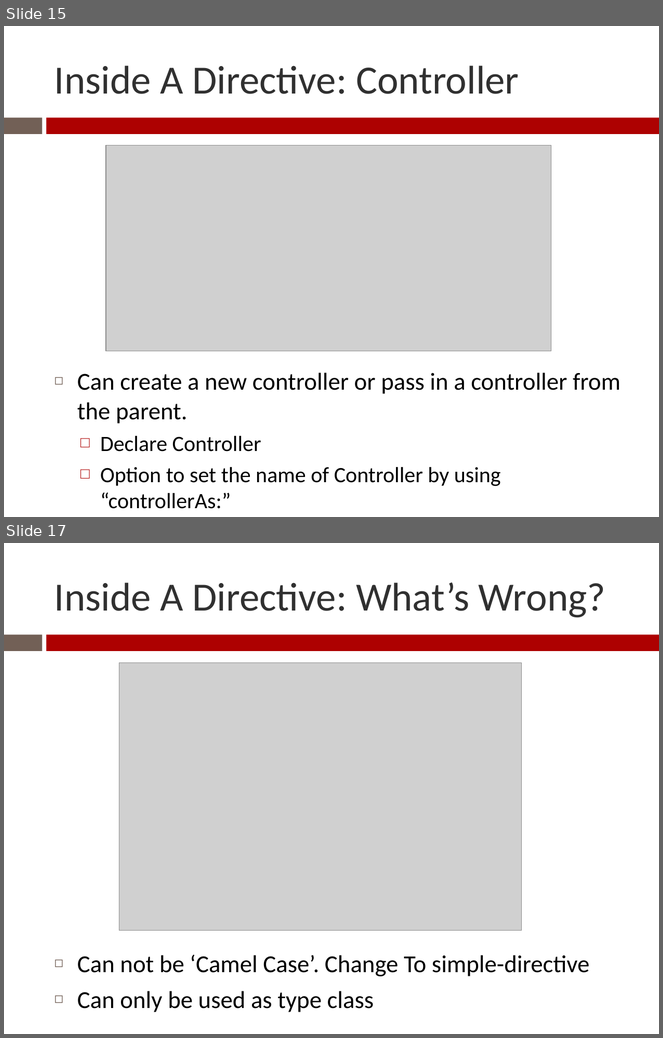
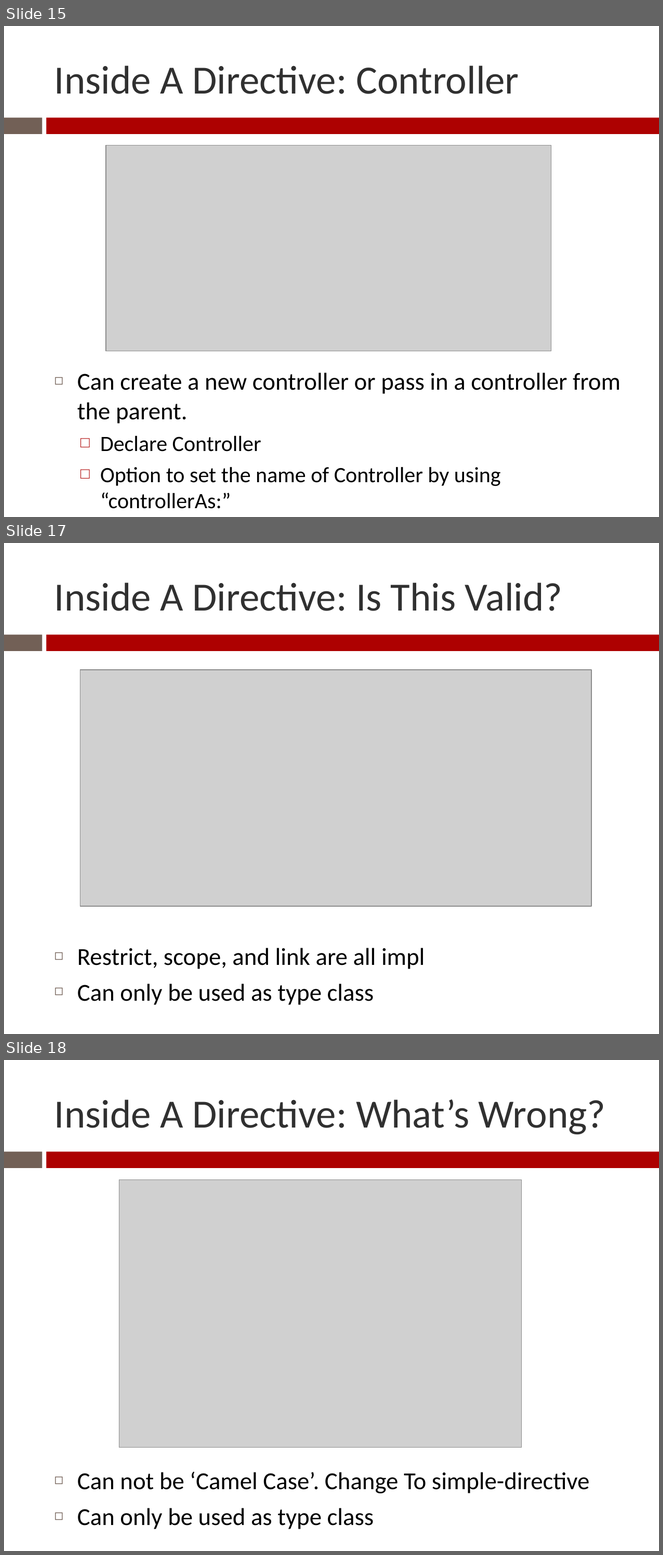
Before and after one commit to Zenitram-Oriaj/AngularJS_Directives, a slide deck: presentation/ajs_dir_presentation.pptx. Shown one above the other, each under a label of ours: slides 15 and 17 before the commit, slides 15, 17 and 18 after it; the slides between them are not shown. The pictures are 663x1038 and 663x1555 pixels, drawn with LibreOffice and Linux fonts; fonts in the diff are those of the drawing; grey boxes stand for pictures. Boxes give left, top, right and bottom in pixels: in the first picture for what was removed or moved away, otherwise in the second. Text is boxed around its words. In the diff, an @@ line names an element or a change of style, - is before the commit and + after.

```diff
--- a/presentation/ajs_dir_presentation.pptx
+++ b/presentation/ajs_dir_presentation.pptx
@@ slide 17 added at box(4, 543, 659, 1034), background #FFFFFF; not listed: 2 template elements that a slide beside it also shows @@
@@ title added at box(54, 583, 563, 611), 44 pt, text #303030 @@
+Inside A Directive: Is This Valid?
@@ picture added at box(80, 670, 592, 906) @@
@@ text added at box(77, 948, 425, 1005), 26.8 pt, text #000000 @@
+◻ Restrict, scope, and link are all impl
+◻ Can only be used as type class
@@ what was slide 17 is now slide 18 @@
```
Also in this commit, not shown: 2 slides changed.
